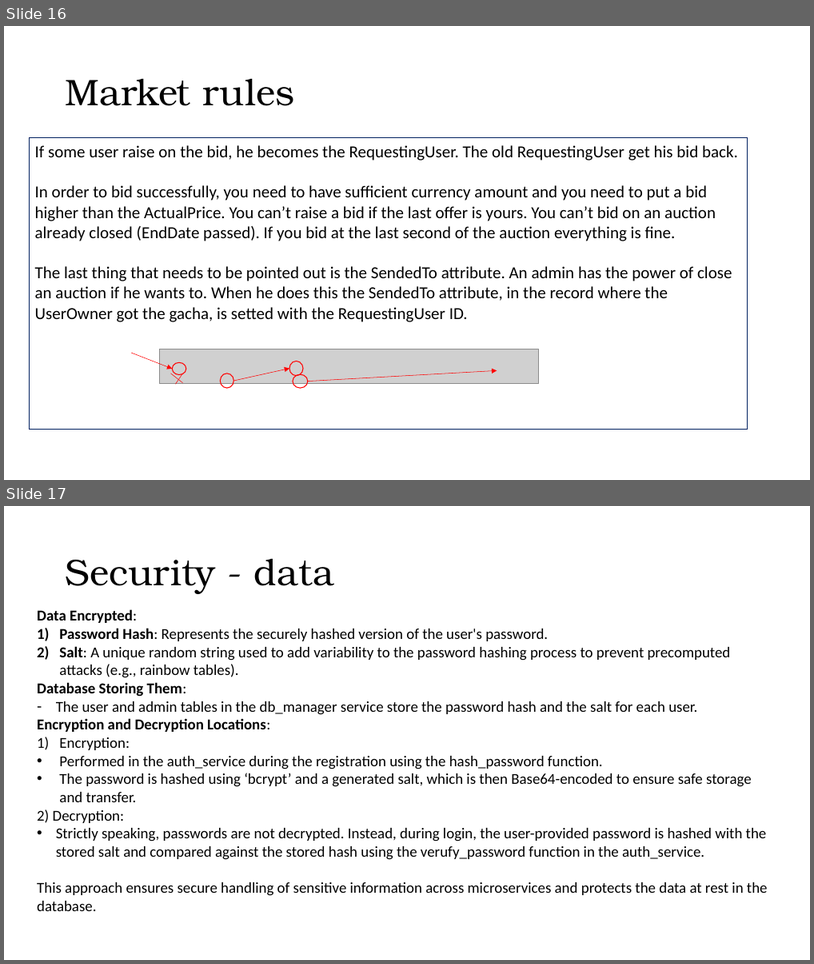
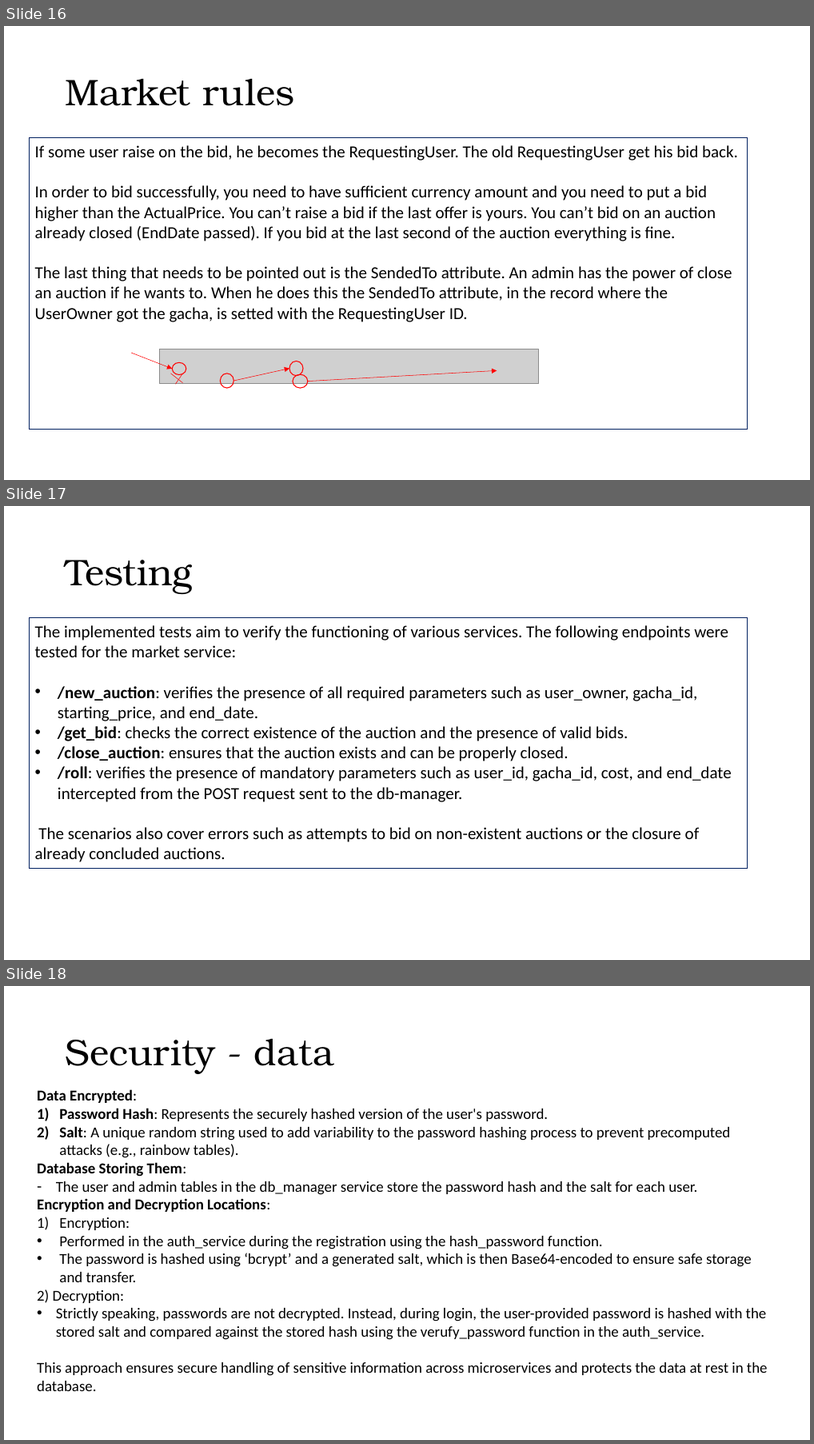
Before and after one commit to ardiz99/TBAse, a slide deck: doc/Gacha Collection.pptx. Shown one above the other, each under a label of ours: slides 16 and 17 before the commit, slides 16, 17 and 18 after it. The pictures are 814x964 and 814x1444 pixels, drawn with LibreOffice and Linux fonts; fonts in the diff are those of the drawing; grey boxes stand for pictures. Boxes give left, top, right and bottom in pixels: in the first picture for what was removed or moved away, otherwise in the second. Text is boxed around its words. In the diff, an @@ line names an element or a change of style, - is before the commit and + after.

```diff
--- a/doc/Gacha Collection.pptx
+++ b/doc/Gacha Collection.pptx
@@ slide 17 added at bbox=[4, 506, 810, 960], background #FFFFFF @@
@@ title added at bbox=[66, 560, 193, 594], 44 pt, text #000000 @@
+Testing
@@ rectangle added at bbox=[29, 618, 747, 868], outline #002060 0.75 pt, 20 pt, text #000000 @@
+The implemented tests aim to verify the functioning of various services. The following endpoints were tested for the market service:
+• /new_auction: verifies the presence of all required parameters such as user_owner, gacha_id, starting_price, and end_date.
+• /get_bid: checks the correct existence of the auction and the presence of valid bids.
+• /close_auction: ensures that the auction exists and can be properly closed.
+• /roll: verifies the presence of mandatory parameters such as user_id, gacha_id, cost, and end_date intercepted from the POST request sent to the db-manager.
+The scenarios also cover errors such as attempts to bid on non-existent auctions or the closure of already concluded auctions.
@@ what was slide 17 is now slide 18 @@
```
Also in this commit, not shown: 8 other files.
